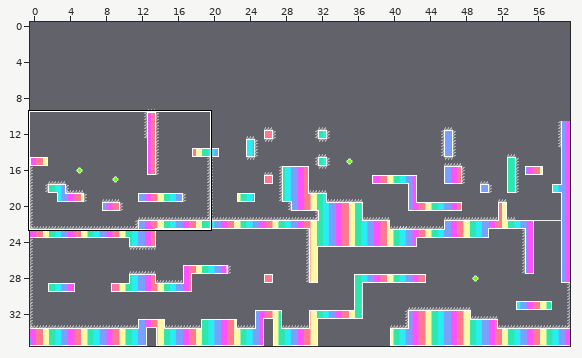
An edit to a level. Tiled map (JSON), assets/tiled/dream01.json. Above: a wide view before the commit, with the close-up outlined.
Close-up. Old version:
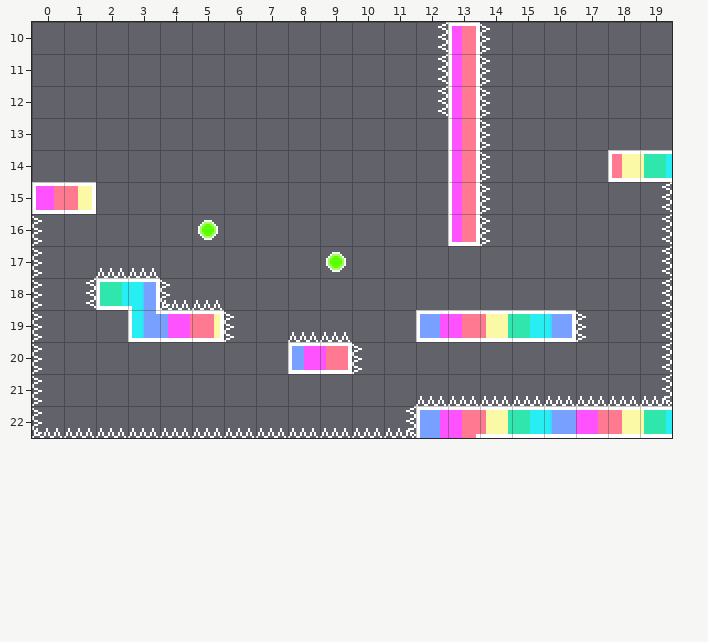
Cells are 16x16 px. Shown: x 0..19, y 10..22. The commit also changed other parts of the map, which this record leaves out. The old version is drawn lined up with the new one.
After the commit:
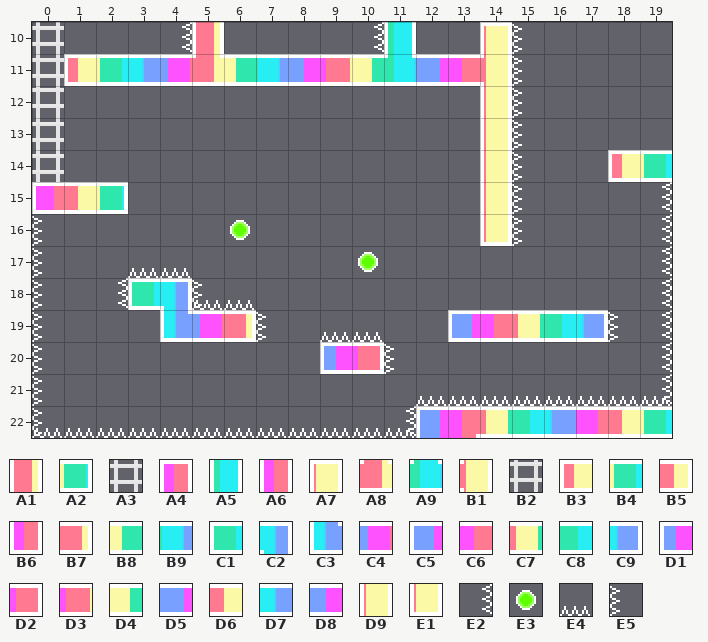
Key: from "dream01": A1 219, A2 439, A3 480, A4 553, A5 611, A6 613, A7 614, A8 665, A9 671, B1 674, B2 720, B3 798, B4 799, B5 841, B6 913, B7 956, B8 1000, B9 1001, C1 1022, C2 1023, C3 1083, C4 1084, C5 1092, C6 1093, C7 1094, C8 1095, C9 1096, D1 1148, D2 1149, D3 1183, D4 1184, D5 1186, D6 1278, D7 1280, D8 1285, D9 1471, E1 1651, E2 2350, E3 2354, E4 2409, E5 2470.
__ is an empty cell.
Objects are placed by their top-left corner, in cells (3,4 is the top-left corner of cell 3,4); size is 1x1 cell unless given.
Edits made:
everything moved by +0,+1 cells (the old picture is shown already moved)
Layer "tiles":
y 10: x 0 __ -> A3; x 5 __ -> A1; x 11 __ -> A5; x 13..14 A4 __ -> __ A7
y 11: x 0..14 __ __ __ __ __ __ __ __ __ __ __ __ __ A6 __ -> A3 B3 B4 D7 C4 A8 B8 B9 D8 D3 D4 A9 D5 C6 B1
y 12: x 0 __ -> B2; x 13..14 A6 __ -> __ D9
y 13..14: x 0 __ -> A3; x 13..14 A6 __ -> __ D9
y 15: x 1..2 B5 __ -> D6 A2; x 13..14 A6 __ -> __ D9
y 16: x 13..14 B6 __ -> __ E1
y 18: x 2..4 C1 C2 __ -> __ C1 C2
y 19: x 3..6 C3 C4 B7 __ -> __ C3 C4 B7; x 12..17 C5 C6 C7 C8 C9 __ -> __ C5 C6 C7 C8 C9
y 20: x 8..10 D1 D2 __ -> __ D1 D2
Layer "spikes":
changed: E5 at 14,10 -> E5 at 15,10
changed: E5 at 14,11 -> E5 at 15,11
changed: E5 at 14,12 -> E5 at 15,12
changed: E5 at 14,13 -> E5 at 15,13
changed: E5 at 14,14 -> E5 at 15,14
changed: E5 at 14,15 -> E5 at 15,15
changed: E5 at 14,16 -> E5 at 15,16
changed: E5 at 4,18 -> E5 at 5,18
changed: E2 at 1,18 -> E2 at 2,18
changed: E5 at 17,19 -> E5 at 18,19
changed: E5 at 6,19 -> E5 at 7,19
changed: E5 at 10,20 -> E5 at 11,20
added: E2 at 4,10
added: E2 at 10,10
added: E4 at 4,17
added: E4 at 6,18
added: E4 at 10,19
removed: E2 at 12,10
removed: E2 at 12,11
removed: E2 at 12,12
removed: E4 at 2,17
removed: E4 at 4,18
removed: E4 at 8,19
Layer "orbs":
changed: E3 at 5,16 -> E3 at 6,16
changed: E3 at 9,17 -> E3 at 10,17
Changed places in both close-ups, as pixel boxes (x1, y1, x2, y2):
changed: (32, 22, 618, 374)
